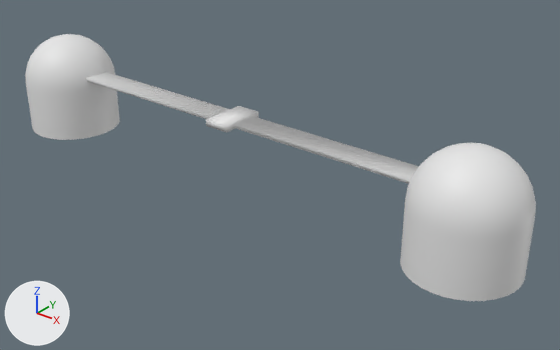
What one commit did to the FBX model Assets/Imports/finish line.fbx.
One viewpoint serves both versions: a camera (50 mm lens) standing at (34.1, -37.4, 21.0) and looking at (3.2, 1.2, -3.0). The lights are fixed; the arrows at lower left show +X, +Y and +Z. Where no turn or scale is listed for an object, it has been applied to the vertices.
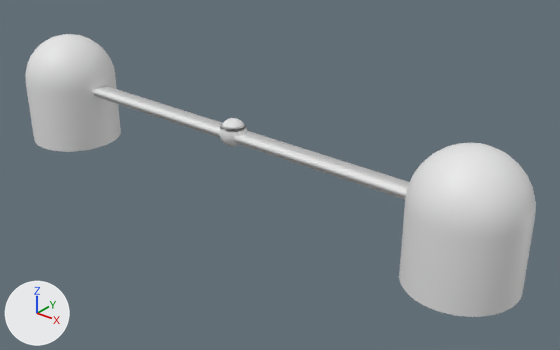
The newer file is also turned or shifted as a whole; pictures and numbers use the older file's frame.

Location of each change, [x1, y1, x2, y2] in pixels of the pictures (560 x 350 px; the box of a moved part takes in the faces that stretch with it):
'Sphere.001', reshaped: before [25, 34, 536, 301]; after [25, 34, 536, 317]
part 1 of me_sphere_001, added: after [221, 118, 245, 129]
part 2 of me_sphere_001, added: after [219, 125, 247, 147]
part 3 of me_sphere_001, added: after [93, 86, 410, 199]
part 4 of me_sphere_001, moved or reshaped: before [26, 72, 535, 301]; after [26, 77, 535, 317]

Diff of the bpy script that builds the scene:
```diff
--- a/Assets/Imports/finish line.fbx.py
+++ b/Assets/Imports/finish line.fbx.py
@@ me_sphere_001 @@
 # used by ob_sphere_001; location = (0.0, 0.0, 1.41)
-me_sphere_001.from_pydata(...)  # 602 vertices, 598 faces; spans x -21.7..21.7, y -3.6..3.6, z -5.4..2.2
+me_sphere_001.from_pydata(...)  # 863 vertices, 868 faces; spans x -21.7..21.7, y -3.6..3.6, z -6.5..2.2
+# me_sphere_001 part 1: a new loose piece of 122 vertices spanning x -0.8..0.8, y -0.8..0.8, z -1.0..-0.6
+# me_sphere_001 part 2: a new loose piece of 121 vertices spanning x -1.0..1.0, y -1.0..1.0, z -2.6..-1.2
+# me_sphere_001 part 3: a new loose piece of 42 vertices spanning x -15.1..15.1, y -0.7..0.7, z -2.2..-1.5
+# me_sphere_001 part 4: 64 vertices moved from x -21.7..21.7, y -3.6..3.6, z -5.4 to x -21.7..21.7, y -3.6..3.6, z -6.5; 24 vertices removed from x -16.3..16.3, y -1.7..1.7, z -0.8..-0.3
```
